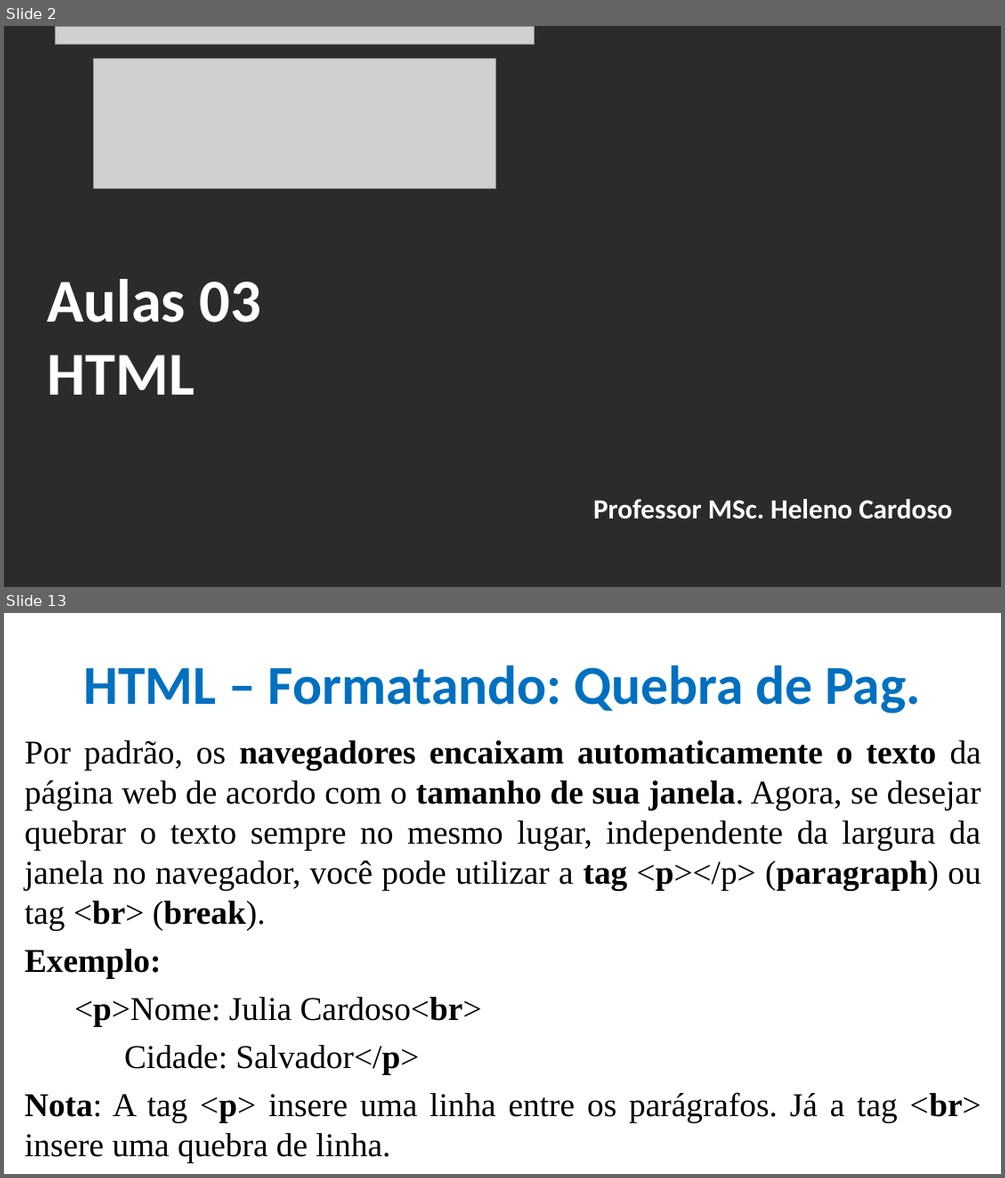
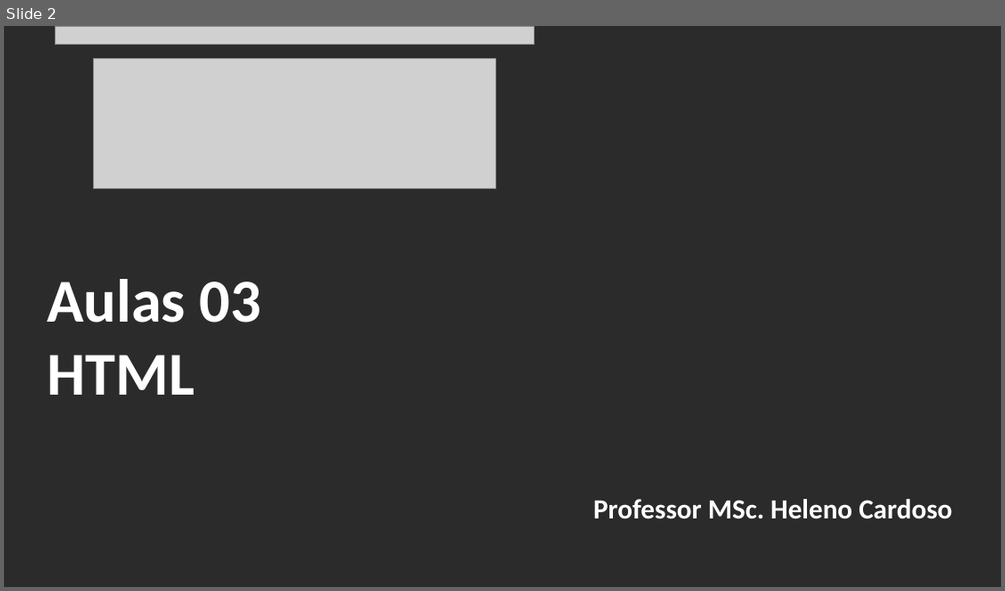
Before and after one commit to CloudEducationBrazil/WydenDesenvolvimentoWebJAVA, a slide deck: 01 Classes/frontend/Aula 03 Desenvolvimento de Software Java - HTML.pptx. Shown one above the other, each under a label of ours: slides 2 and 13 before the commit, slide 2 after it; the slides between them are not shown. The pictures are 1005x1178 and 1005x591 pixels, drawn with LibreOffice and Linux fonts; fonts in the diff are those of the drawing; grey boxes stand for pictures; background and template pictures are left out; a plain dark background stands for a picture behind light text. Boxes give left, top, right and bottom in pixels: in the first picture for what was removed or moved away, otherwise in the second. Text is boxed around its words. In the diff, an @@ line names an element or a change of style, - is before the commit and + after.

```diff
--- a/01 Classes/frontend/Aula 03 Desenvolvimento de Software Java - HTML.pptx
+++ b/01 Classes/frontend/Aula 03 Desenvolvimento de Software Java - HTML.pptx
@@ slide 13 removed at <box>4,613,1001,1174</box>, background picture (left out) @@
@@ title removed at <box>83,665,921,714</box> @@
-HTML – Formatando: Quebra de Pag.
@@ text removed at <box>24,740,981,1162</box> @@
-Por padrão, os navegadores encaixam automaticamente o texto da página web de acordo com o tamanho de sua janela. Agora, se desejar quebrar o texto sempre no mesmo lugar, independente da largura da janela no navegador, você pode utilizar a tag <p></p> (paragraph) ou tag <br> (break).
-Exemplo:
-<p>Nome: Julia Cardoso<br>
-Cidade: Salvador</p>
-Nota: A tag <p> insere uma linha entre os parágrafos. Já a tag <br> insere uma quebra de linha.
```
Also in this commit, not shown: 2 slides changed, 48 slides added, 24 other slides removed, 38 other files.
